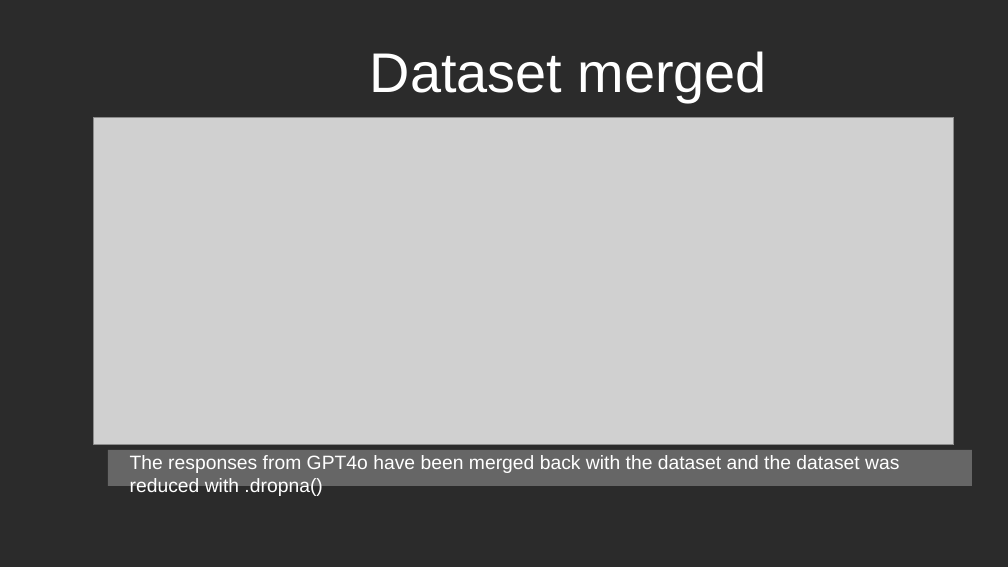
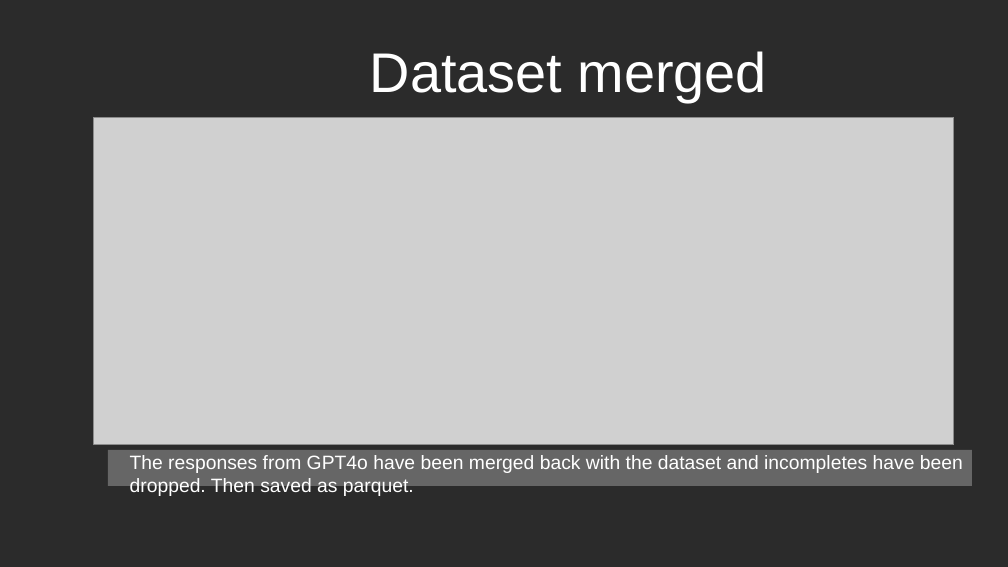
Before and after one commit to platibyte/taproject, a slide deck: slide 6 of GPT E5 word embedding.odp. Drawn at 1008x567 pixels with LibreOffice and Linux fonts; fonts in the diff are those of the drawing; grey boxes stand for pictures; background and template pictures are left out; a plain dark background stands for a picture behind light text. Boxes give left, top, right and bottom in pixels: in the first picture for what was removed or moved away, otherwise in the second. Text is boxed around its words. In the diff, an @@ line names an element or a change of style, - is before the commit and + after.

```diff
--- a/GPT E5 word embedding.odp
+++ b/GPT E5 word embedding.odp
@@ text at bbox=[130, 455, 963, 497]: text changed @@
-The responses from GPT4o have been merged back with the dataset and the dataset was reduced with .dropna()
+The responses from GPT4o have been merged back with the dataset and incompletes have been dropped. Then saved as parquet.
```
Also in this commit, not shown: 1 other slide changed, 1 slide added, 1 slide removed, 5 other files.
